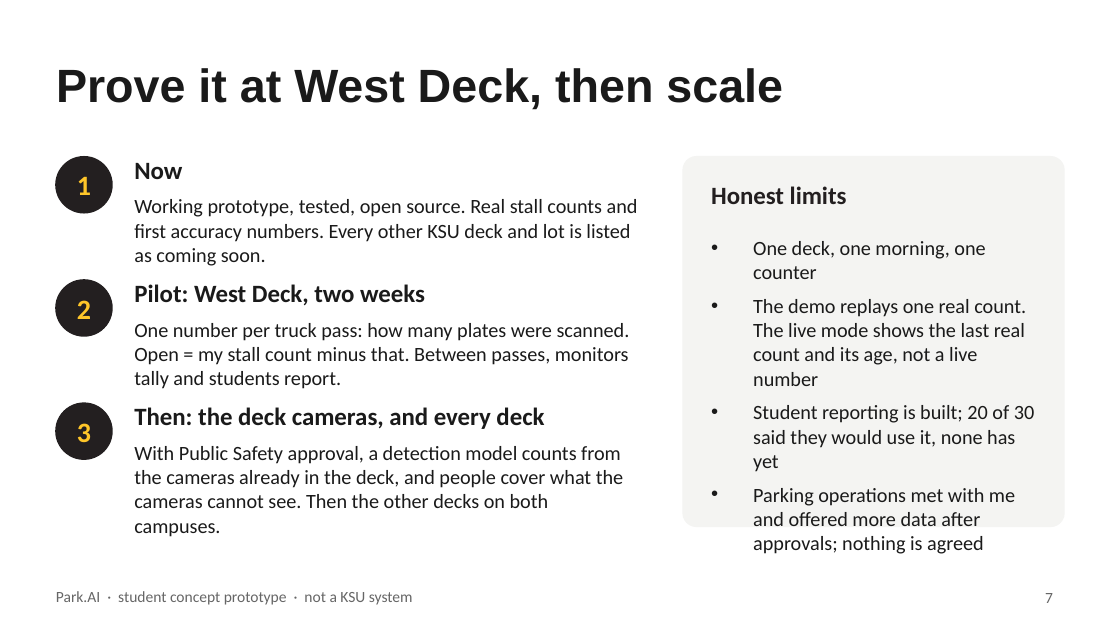
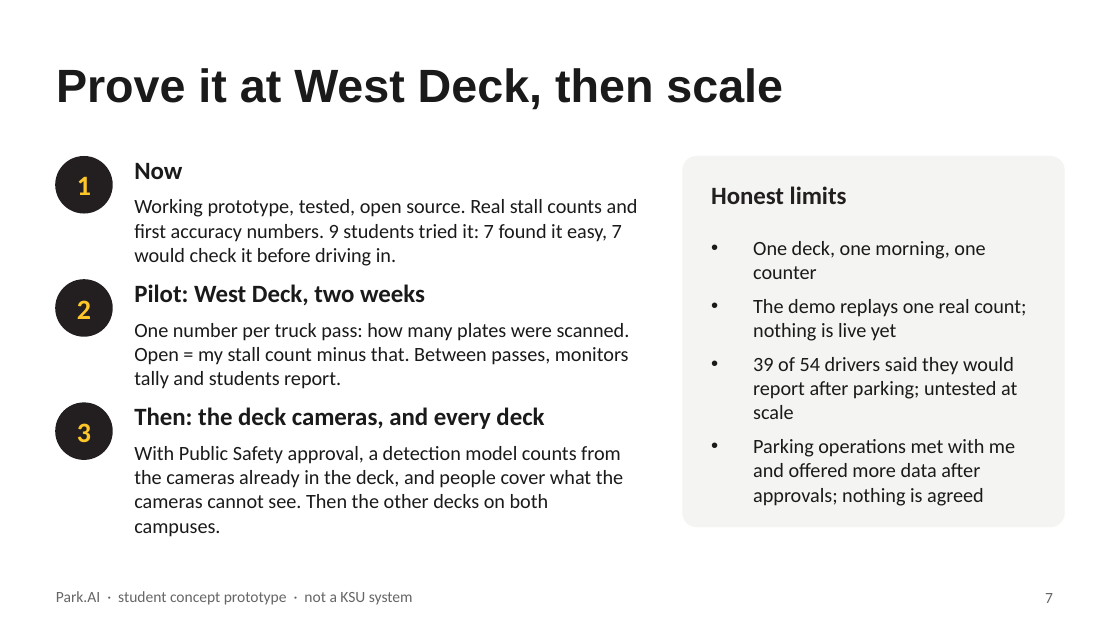
Before and after one commit to boots59/park.ai, a slide deck: slide 7 of submission/Park-AI-pitch-DRAFT.pptx. Drawn at 1120x630 pixels with LibreOffice and Linux fonts; fonts in the diff are those of the drawing. Boxes give left, top, right and bottom in pixels: in the first picture for what was removed or moved away, otherwise in the second. Text is boxed around its words. In the diff, an @@ line names an element or a change of style, - is before the commit and + after.

```diff
--- a/submission/Park-AI-pitch-DRAFT.pptx
+++ b/submission/Park-AI-pitch-DRAFT.pptx
@@ text at (134,199,638,266): text changed @@
-Working prototype, tested, open source. Real stall counts and first accuracy numbers. Every other KSU deck and lot is listed as coming soon.
+Working prototype, tested, open source. Real stall counts and first accuracy numbers. 9 students tried it: 7 found it easy, 7 would check it before driving in.
@@ text at (753,299,1026,419): text changed @@
-• The demo replays one real count. The live mode shows the last real count and its age, not a live number
-• Student reporting is built; 20 of 30 said they would use it, none has yet
+• The demo replays one real count; nothing is live yet
+• 39 of 54 drivers said they would report after parking; untested at scale
```
Also in this commit, not shown: 1 other slide changed.
